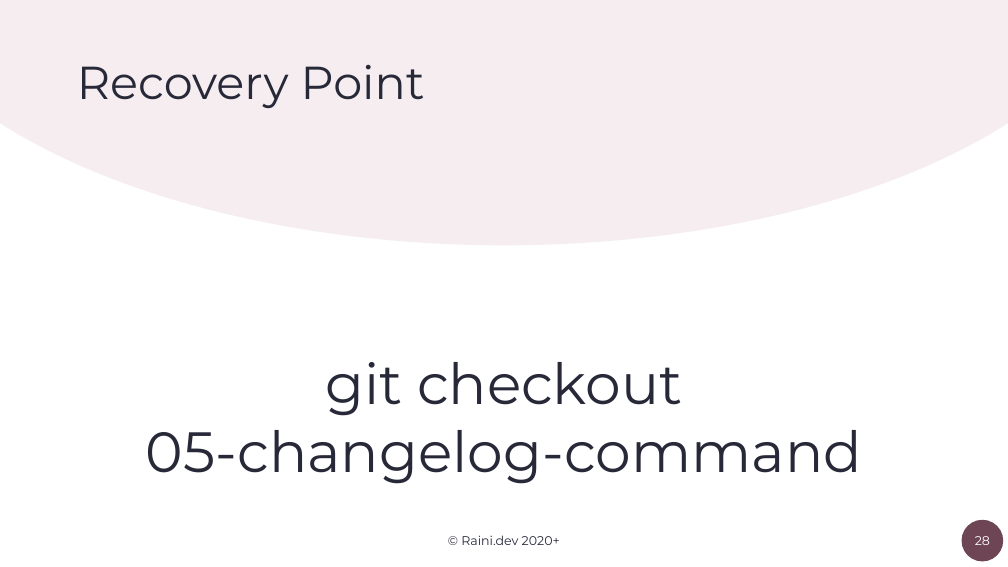
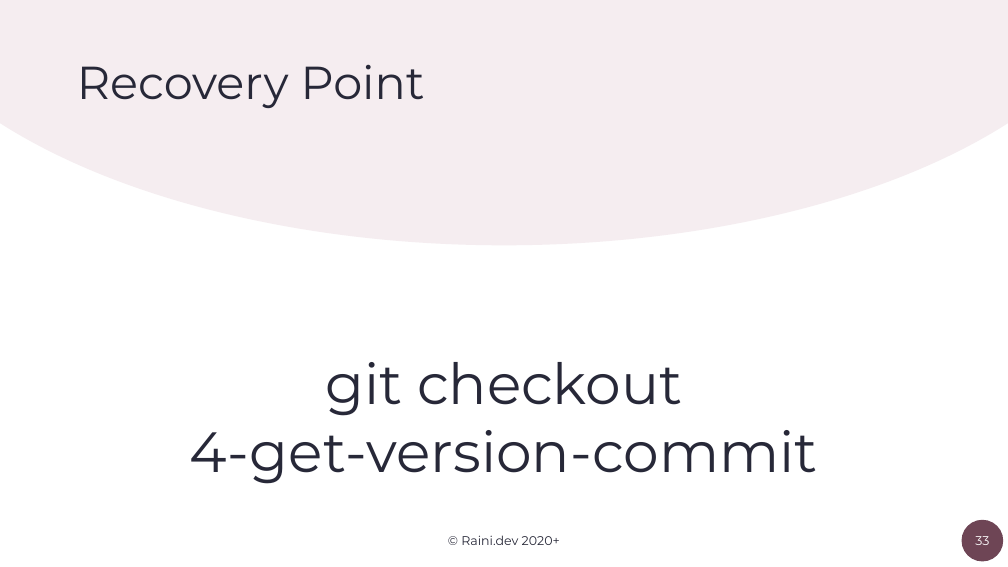
Before and after one commit to orlowdev/clean-project-history-with-semver-and-changelogs, a slide deck: slide 33 of Semantic-Versioning-at-Scale.pptx (slide 28 before the commit). Drawn at 1008x567 pixels with LibreOffice and Linux fonts; fonts in the diff are those of the drawing. Boxes give left, top, right and bottom in pixels: in the first picture for what was removed or moved away, otherwise in the second. Text is boxed around its words. In the diff, an @@ line names an element or a change of style, - is before the commit and + after.

```diff
--- a/Semantic-Versioning-at-Scale.pptx
+++ b/Semantic-Versioning-at-Scale.pptx
@@ text at box(190, 430, 818, 484): text changed @@
-05-changelog-command
+4-get-version-commit
@@ page number at box(975, 536, 989, 545): text changed @@
-28
+33
```
Also in this commit, not shown: 14 other slides changed, 4 slides added, 2 slides removed.
